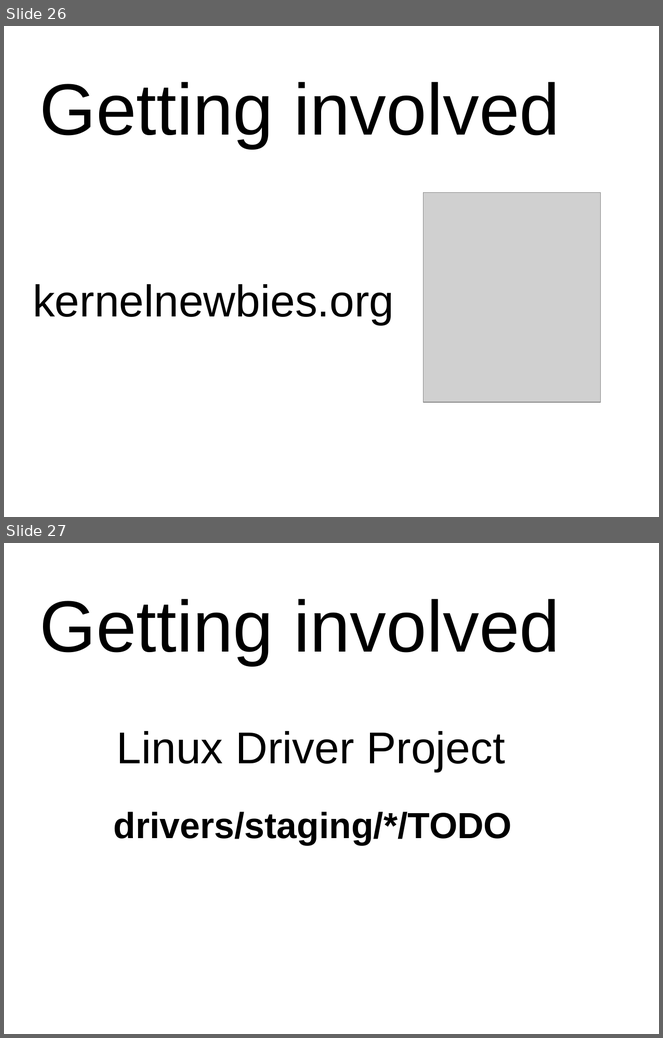
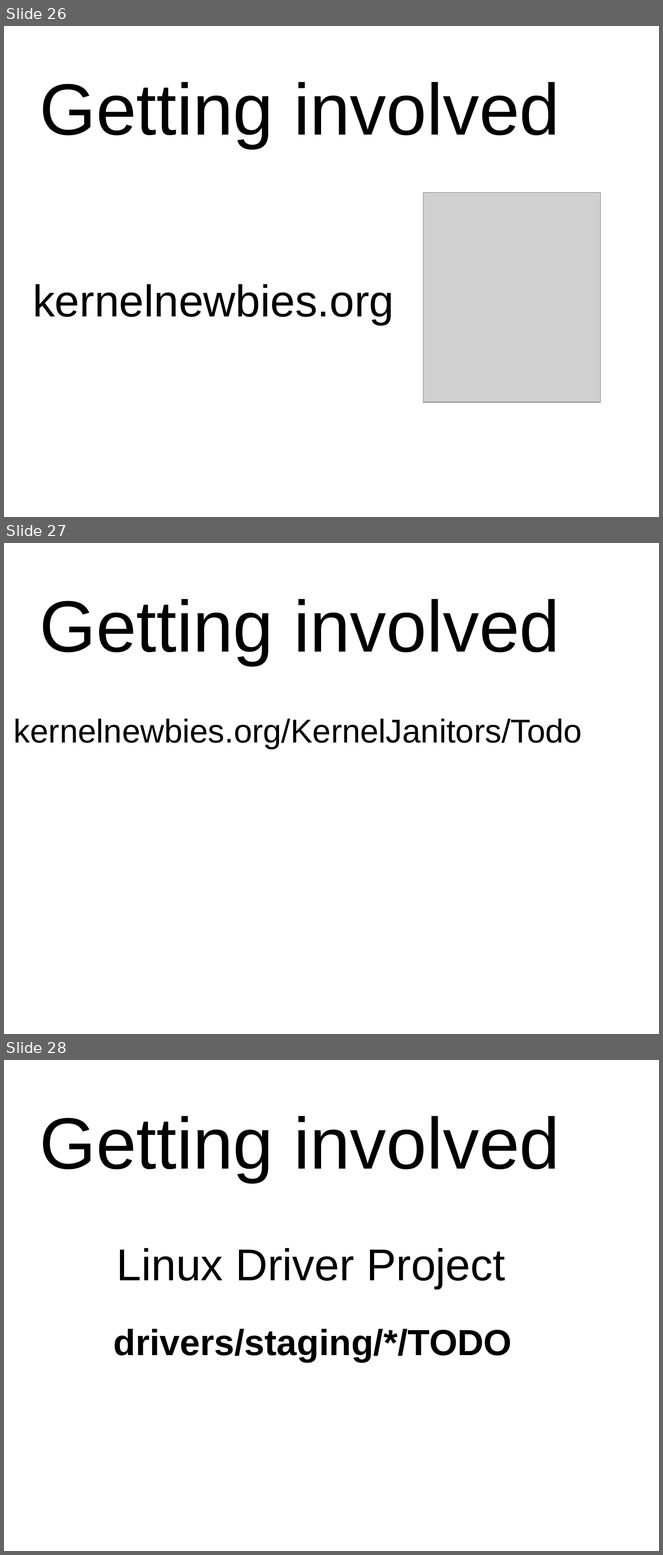
Before and after one commit to gregkh/kernel-development, a slide deck: kernel-development.odp. Shown one above the other, each under a label of ours: slides 26 and 27 before the commit, slides 26, 27 and 28 after it. The pictures are 663x1038 and 663x1555 pixels, drawn with LibreOffice and Linux fonts; fonts in the diff are those of the drawing; grey boxes stand for pictures. Boxes give left, top, right and bottom in pixels: in the first picture for what was removed or moved away, otherwise in the second. Text is boxed around its words. In the diff, an @@ line names an element or a change of style, - is before the commit and + after.

Commit message:
more updates, added kernel janitor link

```diff
--- a/kernel-development.odp
+++ b/kernel-development.odp
@@ slide 27 added at [4, 543, 659, 1034], background #FFFFFF @@
@@ text added at [40, 599, 560, 665], 88 pt, text #000000 @@
+Getting involved
@@ text added at [14, 719, 582, 749], 40 pt, text #000000 @@
+kernelnewbies.org/KernelJanitors/Todo
@@ what was slide 27 is now slide 28 @@
```
Also in this commit, not shown: 1 other file.
